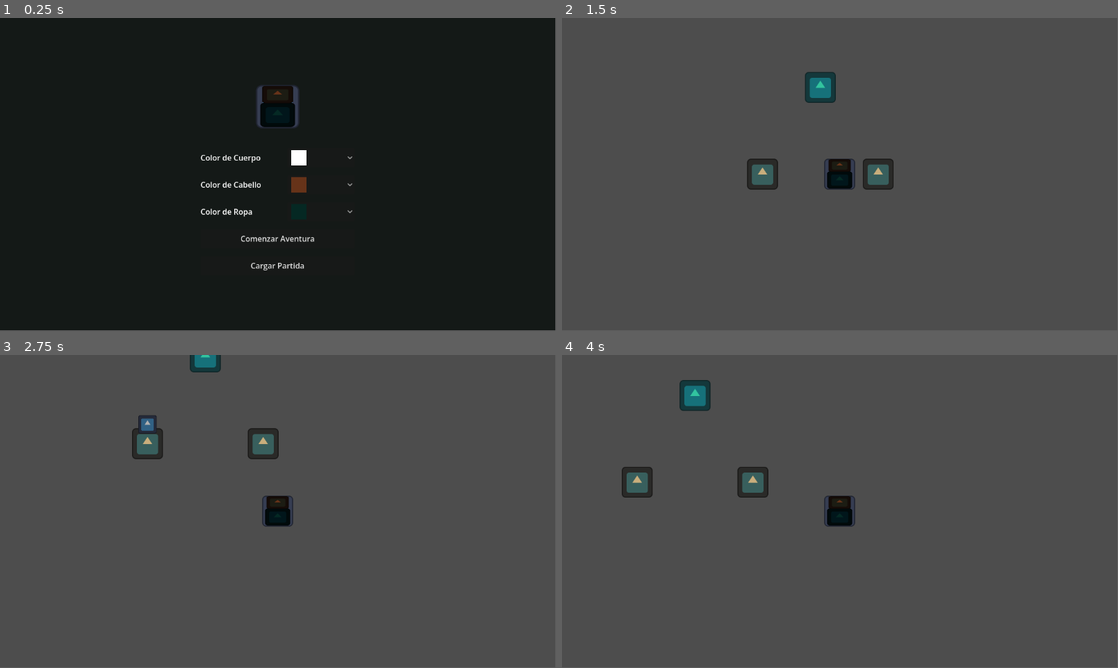
Above: before the commit, frames 1-4 (two rows, left to right).
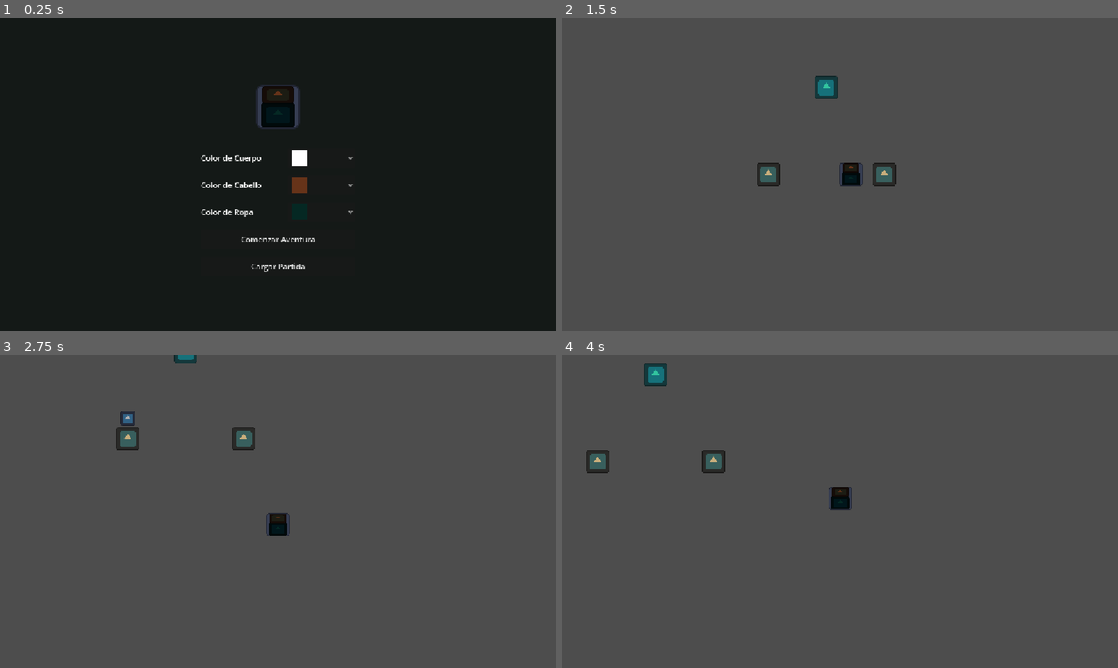
Above: after the commit, the same moments.

Repository: rualesana-046/Proyecto_videojuego_2D
Game: Godot game, scene res://scenes/ui/CharacterCreator.tscn
The game is run twice, just before and just after one commit, with the same random seed, the same clock (stepped at 60 frames per second) and the same inputs. The engine's default icon, where the game draws it, is replaced by a stand-in: a white triangle on a blue panel in a dark square.
Inputs:
- Up to frame 1 (0.25 s): no input
- Up to frame 2 (1.5 s): click "Comenzar Aventura" at 0.5 s; tap Enter at 1.25 s; hold D (move_right) from 1.28 s (still down); hold E (interact) from 1.28 s (still down)
- Up to frame 3 (2.75 s): release D (move_right) at 2.03 s; release E (interact) at 2.03 s; hold S (move_down) from 2.03 s (still down); tap Q (toggle_notebook) at 2.1 s
- Up to frame 4 (4 s): release S (move_down) at 2.78 s; hold D (move_right) 2.78-3.53 s; hold E (interact) 2.78-3.53 s; hold W (move_up) from 3.53 s (still down); tap Q (toggle_notebook) at 3.6 s
In our replay, the window is 799x449 before the commit and 800x450 after it. These sizes can differ from the game's own. Grey fills any space a smaller window leaves; there, only what the larger window draws over its background counts as a difference.

The runs differ from the first frame. In frame 1, 0.8% of the frame differs, in the area x 36-64%, y 21-82%; in frame 2, 1.6%; in frame 3, 2.0%; in frame 4, 2.4%, in the area x 4-53%, y 2-55%.

Commit message:
chore: configure pixel art rendering, camera zoom and 16x16 entity scale

Diff:
--- a/project.godot
+++ b/project.godot
@@ -25,6 +25,11 @@
 WorldState="*res://autoloads/WorldState.gd"
 DialogueManager="*res://autoloads/DialogueManager.gd"
 AIProfiler="*res://autoloads/AIProfiler.gd"
+
+[display]
+
+window/stretch/mode="canvas_items"
+window/stretch/aspect="keep"
 
 [input]
 
@@ -70,5 +75,6 @@
 
 [rendering]
 
+textures/canvas_textures/default_texture_filter=0
 renderer/rendering_method="gl_compatibility"
 renderer/rendering_method.mobile="gl_compatibility"
--- a/scenes/entities/Chaser.gd
+++ b/scenes/entities/Chaser.gd
@@ -1,7 +1,7 @@
 class_name Chaser
 extends CharacterBody2D
 
-const SPEED: float = 120.0
+const SPEED: float = 55.0
 
 var target_player: Player = null
 
--- a/scenes/entities/Chaser.tscn
+++ b/scenes/entities/Chaser.tscn
@@ -1,16 +1,16 @@
-[gd_scene format=3 uid="uid://da7626su7t3i5"]
+[gd_scene load_steps=6 format=3 uid="uid://g5m2n8p4r1x9w"]
 
 [ext_resource type="Script" path="res://scenes/entities/Chaser.gd" id="1_chaser_script"]
 [ext_resource type="Texture2D" path="res://icon.svg" id="2_chaser_icon"]
 
 [sub_resource type="RectangleShape2D" id="RectangleShape2D_body"]
-size = Vector2(56, 28)
+size = Vector2(12, 10)
 
 [sub_resource type="CircleShape2D" id="CircleShape2D_detection"]
-radius = 250.0
+radius = 96.0
 
 [sub_resource type="RectangleShape2D" id="RectangleShape2D_hit"]
-size = Vector2(72, 72)
+size = Vector2(18, 18)
 
 [node name="Chaser" type="CharacterBody2D"]
 motion_mode = 1
@@ -18,11 +18,11 @@
 
 [node name="Sprite2D" type="Sprite2D" parent="."]
 modulate = Color(0.545098, 0, 0, 1)
-scale = Vector2(0.5, 0.5)
+scale = Vector2(0.125, 0.125)
 texture = ExtResource("2_chaser_icon")
 
 [node name="CollisionShape2D" type="CollisionShape2D" parent="."]
-position = Vector2(0, 16)
+position = Vector2(0, 4)
 shape = SubResource("RectangleShape2D_body")
 
 [node name="DetectionZone" type="Area2D" parent="."]
--- a/scenes/entities/LevelTransitionZone.tscn
+++ b/scenes/entities/LevelTransitionZone.tscn
@@ -4,14 +4,14 @@
 [ext_resource type="Texture2D" uid="uid://ifxynj3yamlc" path="res://icon.svg" id="2_transition_icon"]
 
 [sub_resource type="RectangleShape2D" id="RectangleShape2D_portal"]
-size = Vector2(64, 64)
+size = Vector2(16, 16)
 
 [node name="LevelTransitionZone" type="Area2D"]
 script = ExtResource("1_transition_script")
 
 [node name="Sprite2D" type="Sprite2D" parent="."]
 modulate = Color(0.18, 0.85, 0.68, 0.85)
-scale = Vector2(0.5, 0.5)
+scale = Vector2(0.125, 0.125)
 texture = ExtResource("2_transition_icon")
 
 [node name="CollisionShape2D" type="CollisionShape2D" parent="."]
--- a/scenes/entities/NPC.tscn
+++ b/scenes/entities/NPC.tscn
@@ -4,21 +4,21 @@
 [ext_resource type="Texture2D" path="res://icon.svg" id="2_npc_icon"]
 
 [sub_resource type="CircleShape2D" id="CircleShape2D_detection"]
-radius = 56.0
+radius = 22.0
 
 [node name="NPC" type="Area2D"]
 script = ExtResource("1_npc_script")
 
 [node name="Sprite2D" type="Sprite2D" parent="."]
 modulate = Color(0.788235, 0.682353, 0.486275, 1)
-scale = Vector2(0.5, 0.5)
+scale = Vector2(0.125, 0.125)
 texture = ExtResource("2_npc_icon")
 
 [node name="MemoryIndicator" type="Sprite2D" parent="."]
 visible = false
 modulate = Color(0.690196, 0.690196, 0.690196, 1)
-position = Vector2(0, -40)
-scale = Vector2(0.3, 0.3)
+position = Vector2(0, -14)
+scale = Vector2(0.08, 0.08)
 texture = ExtResource("2_npc_icon")
 
 [node name="CollisionShape2D" type="CollisionShape2D" parent="."]
--- a/scenes/entities/Player.gd
+++ b/scenes/entities/Player.gd
@@ -1,7 +1,7 @@
 class_name Player
 extends CharacterBody2D
 
-const SPEED: float = 200.0
+const SPEED: float = 85.0
 
 @onready var body_sprite: Sprite2D = $Visuals/BodySprite
 @onready var clothes_sprite: Sprite2D = $Visuals/ClothesSprite
--- a/scenes/entities/Player.tscn
+++ b/scenes/entities/Player.tscn
@@ -4,7 +4,7 @@
 [ext_resource type="Texture2D" path="res://icon.svg" id="2_player_icon"]
 
 [sub_resource type="RectangleShape2D" id="RectangleShape2D_base"]
-size = Vector2(56, 28)
+size = Vector2(12, 10)
 
 [node name="Player" type="CharacterBody2D"]
 collision_layer = 1
@@ -15,22 +15,25 @@
 [node name="Visuals" type="Node2D" parent="."]
 
 [node name="BodySprite" type="Sprite2D" parent="Visuals"]
-scale = Vector2(0.5, 0.5)
+scale = Vector2(0.125, 0.125)
 texture = ExtResource("2_player_icon")
 
 [node name="ClothesSprite" type="Sprite2D" parent="Visuals"]
-position = Vector2(0, 12)
-scale = Vector2(0.4, 0.28)
+position = Vector2(0, 3)
+scale = Vector2(0.1, 0.07)
 texture = ExtResource("2_player_icon")
 
 [node name="HairSprite" type="Sprite2D" parent="Visuals"]
-position = Vector2(0, -18)
-scale = Vector2(0.36, 0.2)
+position = Vector2(0, -4.5)
+scale = Vector2(0.09, 0.05)
 texture = ExtResource("2_player_icon")
 
 [node name="CollisionShape2D" type="CollisionShape2D" parent="."]
-position = Vector2(0, 16)
+position = Vector2(0, 4)
 shape = SubResource("RectangleShape2D_base")
 
 [node name="Camera2D" type="Camera2D" parent="."]
 enabled = true
+zoom = Vector2(3, 3)
+position_smoothing_enabled = true
+position_smoothing_speed = 8.0
--- a/scenes/entities/WaxFragment.tscn
+++ b/scenes/entities/WaxFragment.tscn
@@ -1,17 +1,17 @@
-[gd_scene format=3 uid="uid://ceujkx4oityje"]
+[gd_scene load_steps=4 format=3 uid="uid://j4n9q2x6m8p1w"]
 
 [ext_resource type="Script" path="res://scenes/entities/WaxFragment.gd" id="1_wax_fragment_script"]
 [ext_resource type="Texture2D" path="res://icon.svg" id="2_wax_fragment_icon"]
 
 [sub_resource type="CircleShape2D" id="CircleShape2D_pickup"]
-radius = 20.0
+radius = 10.0
 
 [node name="WaxFragment" type="Area2D"]
 script = ExtResource("1_wax_fragment_script")
 
 [node name="Sprite2D" type="Sprite2D" parent="."]
 modulate = Color(1, 0.647059, 0, 1)
-scale = Vector2(0.25, 0.25)
+scale = Vector2(0.08, 0.08)
 texture = ExtResource("2_wax_fragment_icon")
 
 [node name="CollisionShape2D" type="CollisionShape2D" parent="."]
--- a/scenes/levels/Level1.tscn
+++ b/scenes/levels/Level1.tscn
@@ -40,14 +40,14 @@
 tile_set = SubResource("TileSet_aldeavieja")
 
 [node name="ExitZone" parent="." instance=ExtResource("6_transition_zone_scene")]
-position = Vector2(0, -180)
+position = Vector2(0, -60)
 target_scene_path = "res://scenes/levels/Level2.tscn"
 
 [node name="NPC" parent="." instance=ExtResource("2_npc_scene")]
-position = Vector2(120, 0)
+position = Vector2(40, 0)
 
 [node name="NPC2" parent="." instance=ExtResource("2_npc_scene")]
-position = Vector2(-120, 0)
+position = Vector2(-40, 0)
 dialogue_id = "option_a"
 is_losing_memory = true
 next_scene_path = "res://scenes/levels/Level2.tscn"
--- a/scenes/levels/Level2.tscn
+++ b/scenes/levels/Level2.tscn
@@ -7,7 +7,7 @@
 [ext_resource type="PackedScene" uid="uid://s6n2r8x4p9m1w" path="res://scenes/entities/LevelTransitionZone.tscn" id="5_transition_zone_scene"]
 
 [sub_resource type="RectangleShape2D" id="RectangleShape2D_wall"]
-size = Vector2(64, 192)
+size = Vector2(16, 48)
 
 [node name="Level2" type="Node2D"]
 
@@ -19,34 +19,34 @@
 color = Color(0.133333, 0.133333, 0.133333, 1)
 
 [node name="Wall1" type="StaticBody2D" parent="."]
-position = Vector2(140, -90)
+position = Vector2(48, -30)
 
 [node name="Sprite2D" type="Sprite2D" parent="Wall1"]
 modulate = Color(0, 0, 0, 1)
-scale = Vector2(0.5, 1.5)
+scale = Vector2(0.125, 0.375)
 texture = ExtResource("3_wall_icon")
 
 [node name="CollisionShape2D" type="CollisionShape2D" parent="Wall1"]
 shape = SubResource("RectangleShape2D_wall")
 
 [node name="Wall2" type="StaticBody2D" parent="."]
-position = Vector2(140, 140)
+position = Vector2(48, 46)
 
 [node name="Sprite2D" type="Sprite2D" parent="Wall2"]
 modulate = Color(0, 0, 0, 1)
-scale = Vector2(0.5, 1.5)
+scale = Vector2(0.125, 0.375)
 texture = ExtResource("3_wall_icon")
 
 [node name="CollisionShape2D" type="CollisionShape2D" parent="Wall2"]
 shape = SubResource("RectangleShape2D_wall")
 
 [node name="ExitZone" parent="." instance=ExtResource("5_transition_zone_scene")]
-position = Vector2(460, 0)
+position = Vector2(150, 0)
 target_scene_path = "res://scenes/levels/Level3.tscn"
 
 [node name="Player" parent="." instance=ExtResource("1_player_scene")]
 
 [node name="Chaser" parent="." instance=ExtResource("2_chaser_scene")]
-position = Vector2(300, 0)
+position = Vector2(100, 0)
 
 [node name="PauseMenu" parent="." instance=ExtResource("4_pause_menu_scene")]
--- a/scenes/levels/Level3.tscn
+++ b/scenes/levels/Level3.tscn
@@ -16,16 +16,16 @@
 color = Color(0.133333, 0.133333, 0.133333, 1)
 
 [node name="WaxFragment1" parent="." instance=ExtResource("3_wax_fragment_scene")]
-position = Vector2(200, -150)
+position = Vector2(68, -50)
 
 [node name="WaxFragment2" parent="." instance=ExtResource("3_wax_fragment_scene")]
-position = Vector2(-220, -140)
+position = Vector2(-72, -48)
 
 [node name="WaxFragment3" parent="." instance=ExtResource("3_wax_fragment_scene")]
-position = Vector2(-180, 180)
+position = Vector2(-60, 60)
 
 [node name="WaxFragment4" parent="." instance=ExtResource("3_wax_fragment_scene")]
-position = Vector2(240, 160)
+position = Vector2(80, 54)
 
 [node name="Player" parent="." instance=ExtResource("2_player_scene")]
 
Not shown, added: scenes/entities/LevelTransitionZone.gd.uid
Not shown: 1 places in scenes/levels/Level3.tscn that only renumber resources
Not shown, added: scenes/ui/EndingScreen.gd.uid
Not shown: 1 places in scenes/ui/EndingScreen.tscn that only renumber resources
